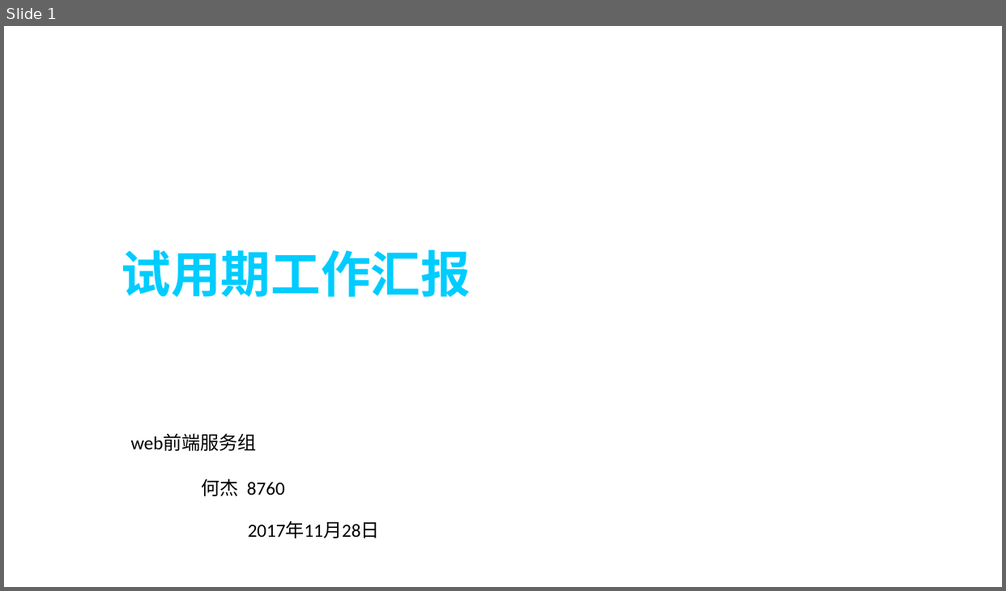
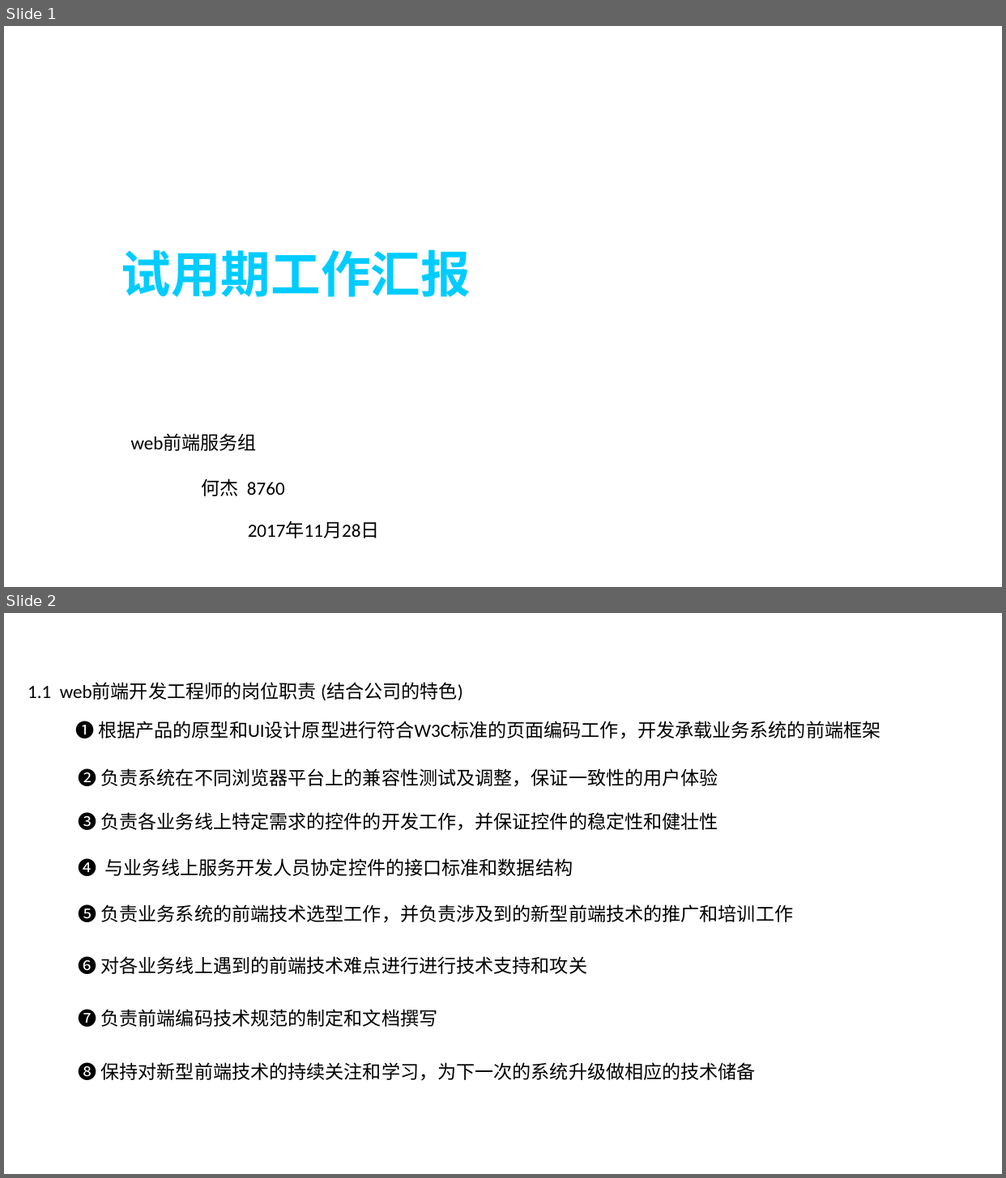
Before and after one commit to hiliny/lessonProject, a slide deck: documents/工作汇报.pptx. Shown one above the other, each under a label of ours: slide 1 before the commit, slides 1 and 2 after it. The pictures are 1006x591 and 1006x1178 pixels, drawn with LibreOffice and Linux fonts; fonts in the diff are those of the drawing; background and template pictures are left out. Boxes give left, top, right and bottom in pixels: in the first picture for what was removed or moved away, otherwise in the second. Text is boxed around its words. In the diff, an @@ line names an element or a change of style, - is before the commit and + after.

```diff
--- a/documents/工作汇报.pptx
+++ b/documents/工作汇报.pptx
@@ slide 2 added at <box>4,613,1002,1174</box>, background picture (left out) @@
@@ text added at <box>27,682,463,700</box>, 18 pt, text #000000 @@
+1.1 web前端开发工程师的岗位职责 (结合公司的特色)
@@ text added at <box>75,718,880,742</box>, 18 pt, text #000000 @@
+❶ 根据产品的原型和UI设计原型进行符合W3C标准的页面编码工作，开发承载业务系统的前端框架
@@ text added at <box>78,765,718,789</box>, 18 pt, text #000000 @@
+❷ 负责系统在不同浏览器平台上的兼容性测试及调整，保证一致性的用户体验
@@ text added at <box>78,810,718,833</box>, 18 pt, text #000000 @@
+❸ 负责各业务线上特定需求的控件的开发工作，并保证控件的稳定性和健壮性
@@ text added at <box>78,856,573,879</box>, 18 pt, text #000000 @@
+❹ 与业务线上服务开发人员协定控件的接口标准和数据结构
@@ text added at <box>78,901,794,925</box>, 18 pt, text #000000 @@
+❺ 负责业务系统的前端技术选型工作，并负责涉及到的新型前端技术的推广和培训工作
@@ text added at <box>78,954,588,977</box>, 18 pt, text #000000 @@
+❻ 对各业务线上遇到的前端技术难点进行进行技术支持和攻关
@@ text added at <box>78,1007,438,1030</box>, 18 pt, text #000000 @@
+❼ 负责前端编码技术规范的制定和文档撰写
@@ text added at <box>78,1059,756,1083</box>, 18 pt, text #000000 @@
+❽ 保持对新型前端技术的持续关注和学习，为下一次的系统升级做相应的技术储备
```
Also in this commit, not shown: 9 other slides added, 6 slides removed.
